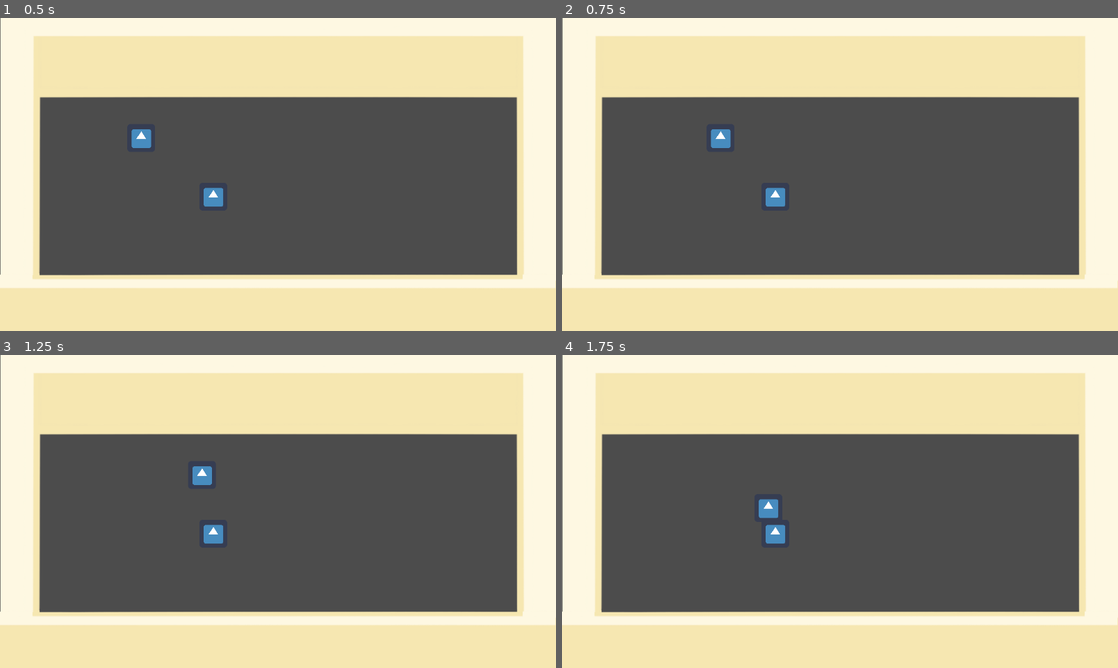
Above: before the commit, frames 1-4 (two rows, left to right).
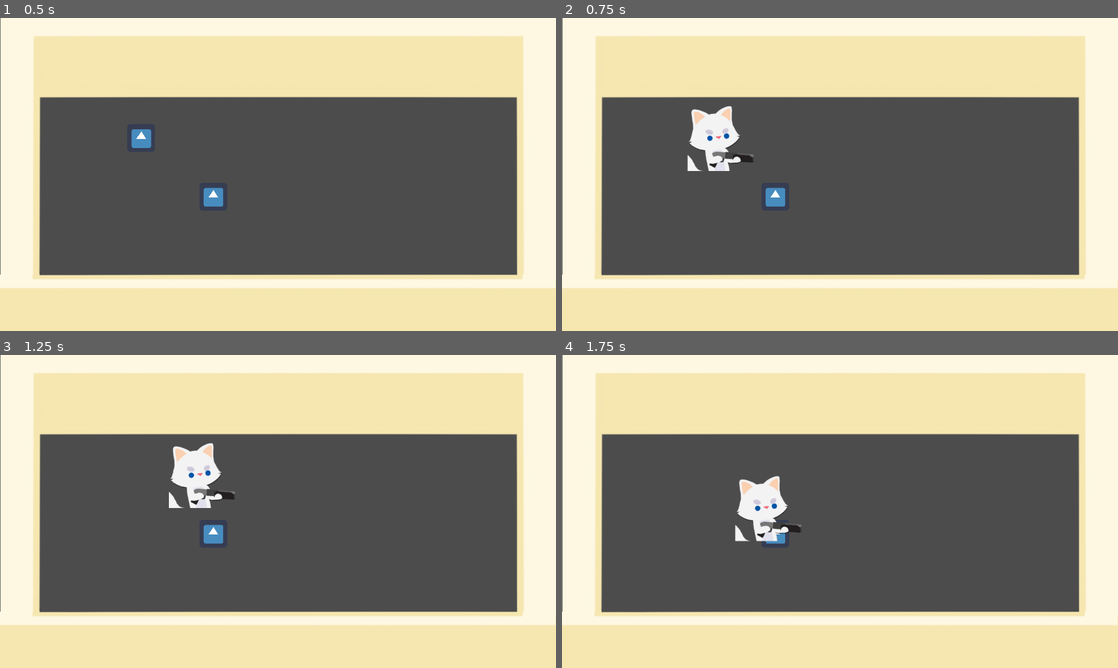
Above: after the commit, the same moments.

Repository: pcchiu96/Protocol-Phorest-1-A
Game: Godot game, scene res://Rooms/Room.tscn
Same seed, same stepped clock (60 frames per second), same inputs: the game is played once before the commit and once after it. The engine's default icon, where the game draws it, is replaced by a stand-in: a white triangle on a blue panel in a dark square.
Inputs (mouse positions are in pixels of both pictures, inside the frame that each line leads up to):
- Up to frame 1 (0.5 s): no input
- Up to frame 2 (0.75 s): tap Enter (ui_accept) at 0.5 s; move the mouse to (962, 158) at 0.52 s; hold D (right) from 0.53 s (still down); hold Enter (ui_accept) from 0.53 s (still down)
- Up to frame 3 (1.25 s): keep holding D (right); keep holding Enter (ui_accept)
- Up to frame 4 (1.75 s): move the mouse to (728, 527) at 1.27 s; release D (right) at 1.28 s; release Enter (ui_accept) at 1.28 s; hold S (down) from 1.28 s (still down); tap Enter (ui_accept) at 1.35, 1.52 s

Frame 1 is identical in both runs. In frame 2, 1.4% of the frame differs, in the area x 22-35%, y 28-49%; in frame 3, 1.4%; in frame 4, 1.4%, in the area x 31-43%, y 38-60%.

Commit message:
Added TimeSprite script and Main global script to handle changing sprites based on if the game is in OldMode or KidMode

Diff:
--- a/Rooms/Room.tscn
+++ b/Rooms/Room.tscn
@@ -1,9 +1,12 @@
-[gd_scene load_steps=11 format=2]
+[gd_scene load_steps=14 format=2]
 
 [ext_resource path="res://icon.png" type="Texture" id=1]
 [ext_resource path="res://Player/Old Man.gd" type="Script" id=2]
 [ext_resource path="res://Assets/bedroom-top-and-sides.png" type="Texture" id=3]
 [ext_resource path="res://Assets/bedroom-bottom-wall.png" type="Texture" id=4]
+[ext_resource path="res://Scripts/TimeSprite.gd" type="Script" id=5]
+[ext_resource path="res://Player/whitecat.png" type="Texture" id=6]
+[ext_resource path="res://Player/brownncat.png" type="Texture" id=8]
 
 [sub_resource type="RectangleShape2D" id=1]
 extents = Vector2( 30.5, 30.5 )
@@ -39,6 +42,9 @@
 
 [node name="Sprite" type="Sprite" parent="Old Man"]
 texture = ExtResource( 1 )
+script = ExtResource( 5 )
+oldSprite = ExtResource( 8 )
+kidSprite = ExtResource( 6 )
 
 [node name="Static Object" type="StaticBody2D" parent="."]
 position = Vector2( 491, 411 )
--- /dev/null
+++ b/Scripts/Main.gd
@@ -0,0 +1,13 @@
+extends Node
+
+var isOld
+
+
+# Called when the node enters the scene tree for the first time.
+func _ready():
+	pass # Replace with function body.
+
+
+# Called every frame. 'delta' is the elapsed time since the previous frame.
+#func _process(delta):
+#	pass
--- /dev/null
+++ b/Scripts/TimeSprite.gd
@@ -0,0 +1,18 @@
+extends Sprite
+
+export (Texture) var oldSprite
+export (Texture) var kidSprite
+
+export (bool) var roomRef
+
+func _ready():
+	pass
+
+func _input(event):
+	if Input.is_action_pressed("ui_accept"):
+		if Main.isOld:
+			texture = kidSprite
+			Main.isOld = false
+		else:
+			texture = oldSprite
+			Main.isOld = true
--- a/project.godot
+++ b/project.godot
@@ -13,6 +13,11 @@
 config/name="Protocol-Phorest-1-A"
 run/main_scene="res://Rooms/Room.tscn"
 config/icon="res://icon.png"
+
+[autoload]
+
+Main="*res://Scripts/Main.gd"
+RoutineList="*res://Scripts/RoutineList.gd"
 
 [display]
 
Binary file added: Player/brownncat.png
Not shown, added: Player/brownncat.png.import
Binary file added: Player/whitecat.png
Not shown, added: Player/whitecat.png.import
